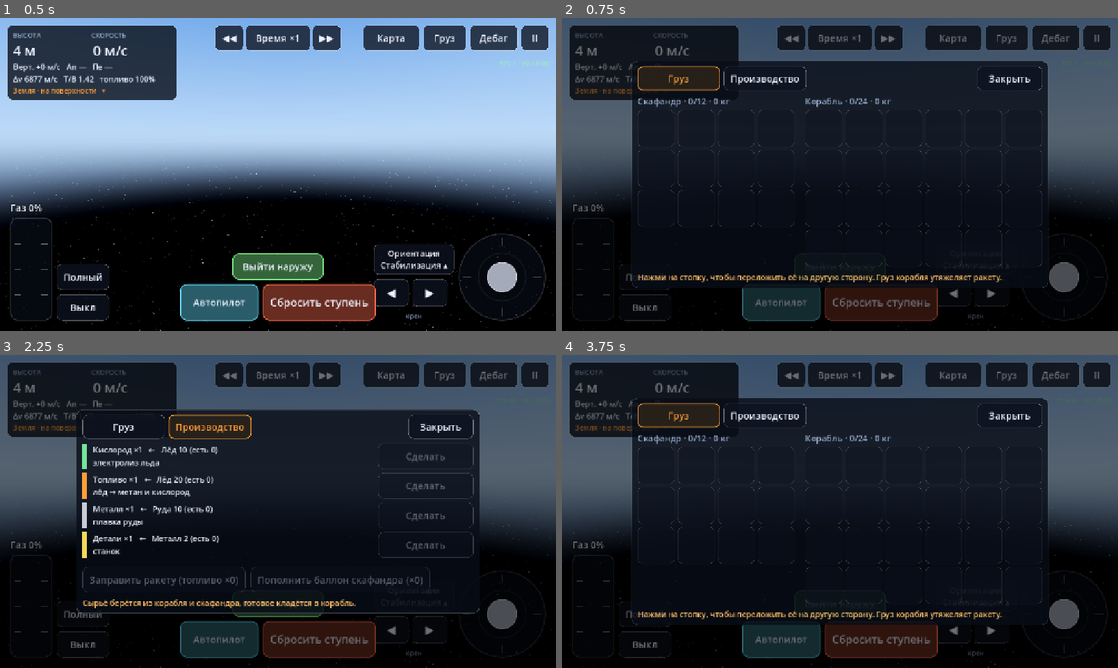
Above: before the commit, frames 1-4 (two rows, left to right).
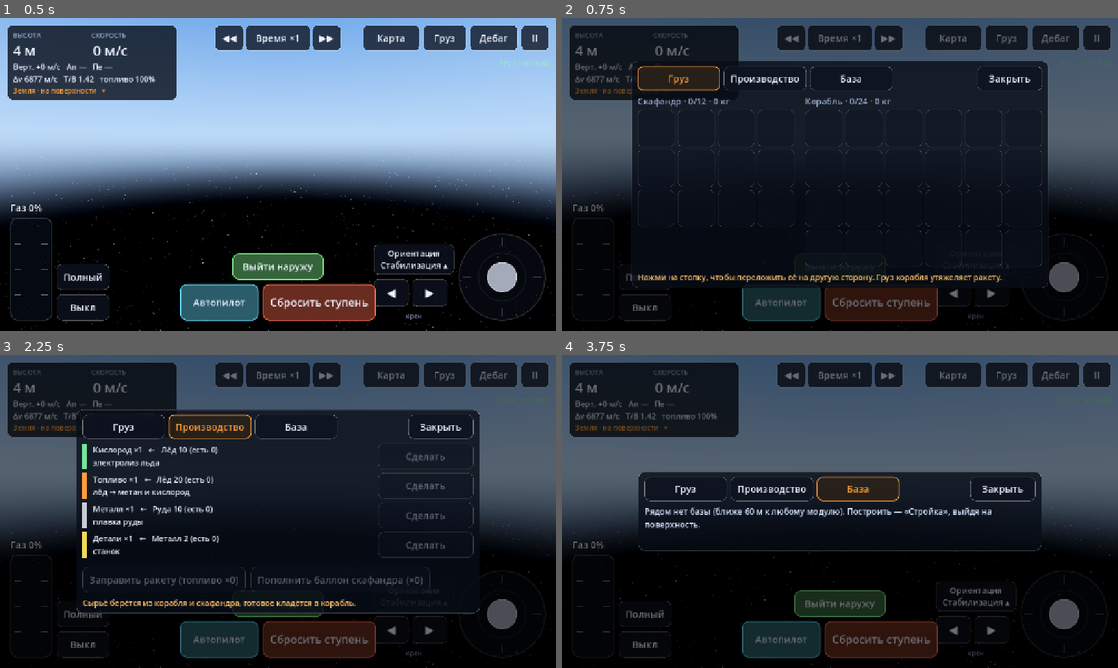
Above: after the commit, the same moments.

Repository: BuninSil/Starward
Game: Godot game, scene res://scenes/flight.tscn
Same seed, same stepped clock (60 frames per second), same inputs: the game is played once before the commit and once after it. This scene is started directly instead of the project's main scene.
Inputs (mouse positions are in pixels of both pictures, inside the frame that each line leads up to):
- Up to frame 1 (0.5 s): no input
- Up to frame 2 (0.75 s): click "Груз" at 0.5 s
- Up to frame 3 (2.25 s): click "Груз" at 1.25 s; click "Производство" at 2 s
- Up to frame 4 (3.75 s): click "Груз" at 2.75 s; click (851, 414) at 3.5 s, where only the run after the commit has a clickable "База"

Frame 1 is identical in both runs. In frame 2, less than 0.1% of the frame differs, in the area x 44-60%, y 15-24%; in frame 3, 0.1%; in frame 4, 21%, in the area x 12-88%, y 13-87%.

Commit message:
Базы на планетах: стройка, автобуры, переработка, заправка и посадка на площадку
- На поверхности у космонавта кнопка «Стройка»: солнечная панель, батарея, склад, автобур, переработчик, заправочная колонка, посадочная площадка; ставятся по сетке за металл и детали
- База работает и без тебя: панели дают ток днём, батарея ночью, буры копают выбранный ресурс, переработчик делает из льда топливо или кислород
- В окне «Груз» вкладка «База»: энергия, что копать и варить, склад, перенос груза, «Заправиться от базы» (ракета в 40 м от колонки)
- Автопилот «Посадка на площадку базы»: сам поворачивает орбиту, сходит и садится на площадку с точностью до нескольких метров (тела без атмосферы)

Co-Authored-By: Claude Opus 5.5 <noreply@anthropic.com>
Claude-Session: https://claude.ai/code/session_0113FrLWJiVSs1Ympzkh3Jgi

Diff:
--- a/scripts/eva/eva_hud.gd
+++ b/scripts/eva/eva_hud.gd
@@ -152,7 +152,7 @@
 	col.grow_vertical = Control.GROW_DIRECTION_BEGIN
 	_root.add_child(col)
 	var grid := GridContainer.new()
-	grid.columns = 2
+	grid.columns = 4
 	grid.add_theme_constant_override("h_separation", 8)
 	grid.add_theme_constant_override("v_separation", 8)
 	col.add_child(grid)
@@ -254,6 +254,7 @@
 
 func _make_build_panel() -> void:
 	_build_panel = _panel()
+	_build_panel.hide()
 	_build_panel.set_anchors_and_offsets_preset(Control.PRESET_CENTER_TOP, Control.PRESET_MODE_MINSIZE, 12)
 	_build_panel.grow_horizontal = Control.GROW_DIRECTION_BOTH
 	_root.add_child(_build_panel)
@@ -268,16 +269,16 @@
 	_build_list = VBoxContainer.new()
 	box.add_child(_build_list)
 	var grid := GridContainer.new()
-	grid.columns = 2
+	grid.columns = 4
 	grid.add_theme_constant_override("h_separation", 6)
 	grid.add_theme_constant_override("v_separation", 6)
 	_build_list.add_child(grid)
 	for type in Bases.ORDER:
 		var b := _btn("", func() -> void:
 			flight.set_build_type(type)
-			_refresh_build(), 380, false)
-		b.add_theme_font_size_override("font_size", 16)
-		b.custom_minimum_size = Vector2(380, 56)
+			_refresh_build(), 230, false)
+		b.add_theme_font_size_override("font_size", 15)
+		b.custom_minimum_size = Vector2(230, 54)
 		grid.add_child(b)
 		_build_btns[type] = b
 	var row := HBoxContainer.new()
--- a/scripts/flight/flight.gd
+++ b/scripts/flight/flight.gd
@@ -1250,6 +1250,48 @@
 	return "Построено: %s (%s)" % [name, Bases.display_name(b, i)]
 
 
+## Index of the base with a module within `reach` metres of the player, or -1.
+func nearby_base(reach := 60.0) -> int:
+	var here := player_fixed_dir()
+	var best := -1
+	var best_d := reach
+	for i in Game.bases.size():
+		var b: Dictionary = Game.bases[i]
+		if str(b.body) != vessel.body.id:
+			continue
+		var d := Bases.distance_to(b, here, vessel.body.radius)
+		if d < best_d:
+			best_d = d
+			best = i
+	return best
+
+
+## Can the ship's hold take things from a base: aboard, or on foot near the ship.
+func ship_reachable() -> bool:
+	return not eva_mode or (astronaut != null and entry_distance() < SHIP_REACH)
+
+
+## Refuels the landed rocket from the base store through a fuelling pump within
+## its range. Returns a message.
+func refuel_from_base(i: int) -> String:
+	if i < 0 or i >= Game.bases.size():
+		return "Рядом нет базы"
+	var b: Dictionary = Game.bases[i]
+	if not vessel.landed:
+		return "Ракета должна стоять на поверхности"
+	var ship_dir := vessel.body.inertial_to_fixed(vessel.pos, sim_time).normalized()
+	if Bases.distance_to(b, ship_dir, vessel.body.radius, "pump") > float(Bases.MODULES.pump.range):
+		return "Ракета дальше %d м от заправочной колонки" % int(Bases.MODULES.pump.range)
+	Bases.simulate(b, vessel.body, sim_time)
+	var inv := Bases.store(b)
+	var kg := Crafting.refuel(vessel, [inv])
+	Bases.set_store(b, inv)
+	Game.inventories_changed.emit()
+	if kg > 0.0:
+		return "Залито %.0f кг топлива" % kg
+	return "Баки и так полны" if inv.count("fuel") > 0 else "На складе базы нет топлива"
+
+
 ## Landing pads of the bases on the current body: [{name, lat, lon}].
 func landing_pads() -> Array:
 	var out := []
--- a/scripts/ui/inventory_panel.gd
+++ b/scripts/ui/inventory_panel.gd
@@ -35,7 +35,7 @@
 	var top := HBoxContainer.new()
 	box.add_child(top)
 	top.add_theme_constant_override("separation", 8)
-	for t in [["Груз", "cargo"], ["Производство", "craft"]]:
+	for t in [["Груз", "cargo"], ["Производство", "craft"], ["База", "base"]]:
 		var tb := Button.new()
 		tb.text = t[0]
 		tb.toggle_mode = true
@@ -62,6 +62,10 @@
 	_craft_view.add_theme_constant_override("separation", 8)
 	_craft_view.custom_minimum_size = Vector2(900, 0)
 	box.add_child(_craft_view)
+	_base_view = VBoxContainer.new()
+	_base_view.add_theme_constant_override("separation", 8)
+	_base_view.custom_minimum_size = Vector2(900, 0)
+	box.add_child(_base_view)
 	for key in ["astro", "ship"]:
 		var col := VBoxContainer.new()
 		col.add_theme_constant_override("separation", 6)
@@ -101,8 +105,13 @@
 		(_tabs[k] as Button).set_pressed_no_signal(k == _tab)
 	_cargo_view.visible = _tab == "cargo"
 	_craft_view.visible = _tab == "craft"
+	_base_view.visible = _tab == "base"
 	if _tab == "craft":
 		_refresh_craft()
+		return
+	if _tab == "base":
+		_refresh_base()
+		_note.text = ""
 		return
 	var invs := {"astro": Game.astro_inv, "ship": Game.ship_inv}
 	for key in invs:
@@ -158,6 +167,108 @@
 ## the suit always.
 func _sources() -> Array:
 	return [Game.ship_inv, Game.astro_inv] if _can_transfer() else [Game.astro_inv]
+
+
+var _base_view: VBoxContainer
+
+
+func _label(text: String, size := 19, color := Color(0.85, 0.9, 1.0)) -> Label:
+	var l := Label.new()
+	l.text = text
+	l.add_theme_font_size_override("font_size", size)
+	l.add_theme_color_override("font_color", color)
+	l.autowrap_mode = TextServer.AUTOWRAP_WORD_SMART
+	l.custom_minimum_size = Vector2(880, 0)
+	return l
+
+
+func _choice_row(title: String, options: Array, current: String, cb: Callable) -> HBoxContainer:
+	var row := HBoxContainer.new()
+	row.add_theme_constant_override("separation", 8)
+	var l := Label.new()
+	l.text = title
+	l.add_theme_font_size_override("font_size", 19)
+	l.custom_minimum_size = Vector2(230, 0)
+	row.add_child(l)
+	for o in options:
+		var b := Button.new()
+		b.text = o[1]
+		b.toggle_mode = true
+		b.focus_mode = Control.FOCUS_NONE
+		b.custom_minimum_size = Vector2(170, 52)
+		b.set_pressed_no_signal(o[0] == current)
+		var val: String = o[0]
+		b.pressed.connect(func() -> void: cb.call(val))
+		row.add_child(b)
+	return row
+
+
+## Base tab: the nearest base's power, what it digs and makes, its store, and
+## refuelling the landed rocket from it.
+func _refresh_base() -> void:
+	for c in _base_view.get_children():
+		c.queue_free()
+	if flight == null:
+		return
+	var i: int = flight.nearby_base(60.0)
+	if i < 0:
+		_base_view.add_child(_label("Рядом нет базы (ближе 60 м к любому модулю). Построить — «Стройка», выйдя на поверхность."))
+		return
+	var b: Dictionary = Game.bases[i]
+	var body: CelestialBody = flight.vessel.body
+	Bases.simulate(b, body, flight.sim_time)
+	var pw := Bases.power(b, body, flight.sim_time)
+	var sun := Bases.sunlight(b, body, flight.sim_time)
+	_base_view.add_child(_label("%s · %d модулей" % [Bases.display_name(b, i), b.modules.size()], 24, Color(1, 1, 1)))
+	_base_view.add_child(_label("Энергия %.1f / %.1f кВт·ч · солнце %d%% · выработка %.1f кВт · потребление %.1f кВт" % [
+		float(b.energy), Bases.battery_kwh(b), int(sun * 100.0), float(pw.gen), float(pw.load)]))
+	if Bases.count(b, "drill") > 0:
+		var r := Resources.at(body.id, float(b.lat), float(b.lon))
+		_base_view.add_child(_choice_row("Буры копают:", [["ice", "Лёд %d%%" % int(r.ice * 100)], ["ore", "Руда %d%%" % int(r.ore * 100)],
+			["regolith", "Реголит %d%%" % int(r.regolith * 100)]], Bases.drill_target(b, body), func(v: String) -> void:
+				b.target = v
+				refresh()))
+	if Bases.count(b, "processor") > 0:
+		_base_view.add_child(_choice_row("Переработчик:", [["fuel", "Топливо"], ["oxygen", "Кислород"]], str(b.mode),
+			func(v: String) -> void:
+				b.mode = v
+				refresh()))
+	var inv := Bases.store(b)
+	var parts := PackedStringArray()
+	for id in Items.DEFS:
+		var n := inv.count(id)
+		if n > 0:
+			parts.append("%s %d" % [Items.name_of(id), n])
+	_base_view.add_child(_label("Склад %d/%d ячеек: %s" % [inv.used(), inv.size(), ", ".join(parts) if not parts.is_empty() else "пусто"]))
+	var row := HBoxContainer.new()
+	row.add_theme_constant_override("separation", 8)
+	_base_view.add_child(row)
+	var to_ship: bool = flight.ship_reachable()
+	row.add_child(_row_button("Всё в корабль", to_ship and inv.used() > 0, func() -> void:
+		_take_all(b, Game.ship_inv)))
+	row.add_child(_row_button("Всё в скафандр", flight.eva_mode and inv.used() > 0, func() -> void:
+		_take_all(b, Game.astro_inv)))
+	row.add_child(_row_button("Сдать груз на склад", to_ship and Game.ship_inv.used() > 0, func() -> void:
+		var st := Bases.store(b)
+		for k in Game.ship_inv.size():
+			Game.ship_inv.move_slot_to(k, st)
+		Bases.set_store(b, st)
+		Game.inventories_changed.emit()))
+	var has_pump := Bases.count(b, "pump") > 0
+	row.add_child(_row_button("Заправиться от базы", has_pump and flight.vessel.landed, func() -> void:
+		flight.message.emit(flight.refuel_from_base(i))
+		refresh()))
+	if not has_pump:
+		_base_view.add_child(_label("Для заправки ракеты нужна заправочная колонка (ракета должна стоять в 40 м от неё).", 17, Color(0.7, 0.75, 0.85)))
+
+
+func _take_all(b: Dictionary, dest: Inventory) -> void:
+	var st := Bases.store(b)
+	for k in st.size():
+		st.move_slot_to(k, dest)
+	Bases.set_store(b, st)
+	Game.inventories_changed.emit()
+	refresh()
 
 
 func _row_button(text: String, enabled: bool, cb: Callable) -> Button:
Not shown, changed: CLAUDE.md
